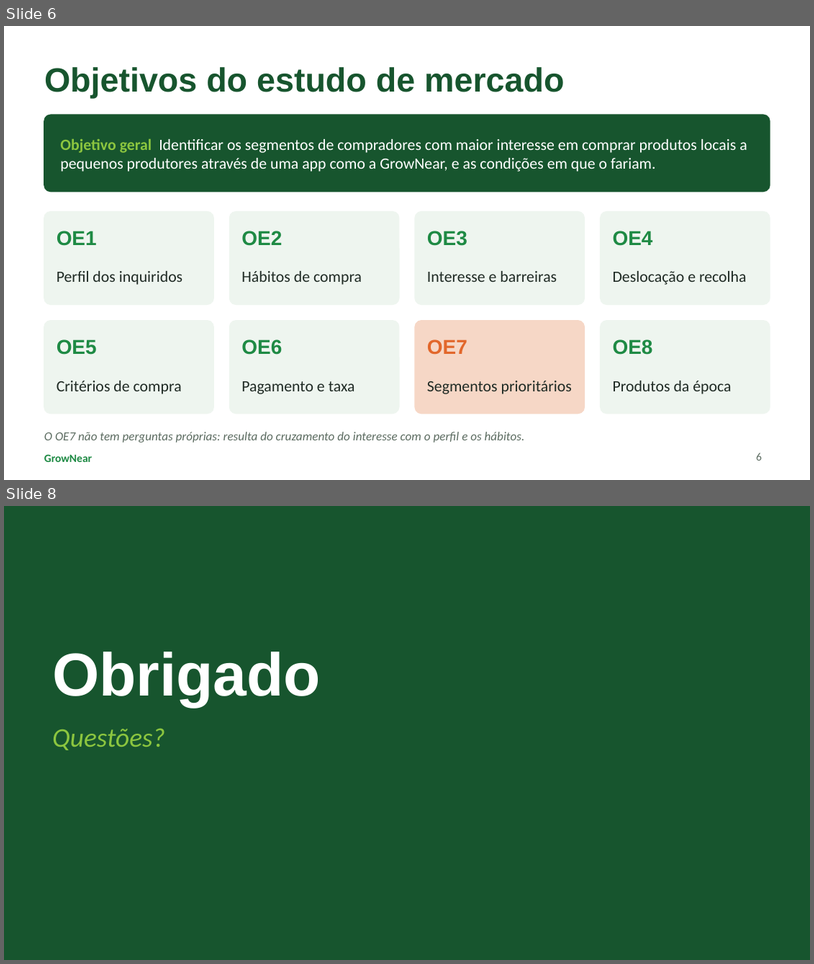
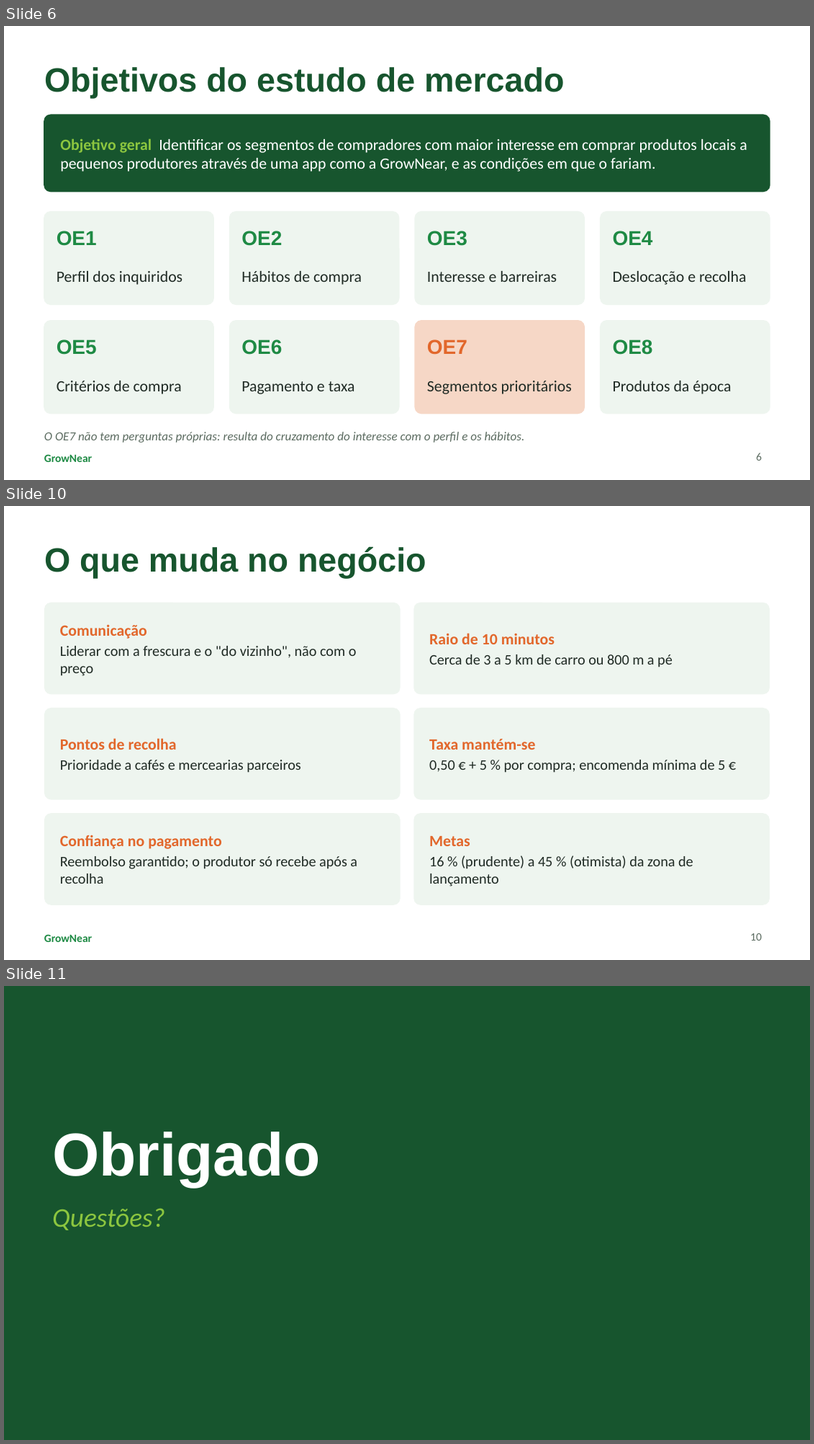
Before and after one commit to tteixeira30/INOVEL-2026, a slide deck: Files/GrowNear_Apresentacao.pptx. Shown one above the other, each under a label of ours: slides 6 and 8 before the commit, slides 6, 10 and 11 after it; the slides between them are not shown. The pictures are 814x964 and 814x1444 pixels, drawn with LibreOffice and Linux fonts; fonts in the diff are those of the drawing. Boxes give left, top, right and bottom in pixels: in the first picture for what was removed or moved away, otherwise in the second. Text is boxed around its words. In the diff, an @@ line names an element or a change of style, - is before the commit and + after.

```diff
--- a/Files/GrowNear_Apresentacao.pptx
+++ b/Files/GrowNear_Apresentacao.pptx
@@ slide 10 added at [4,506,810,960], background #FFFFFF; not listed: 1 template element that a slide beside it also shows @@
@@ title added at [44,546,427,578], 30 pt, text #17552E, bold @@
+O que muda no negócio
@@ rounded rectangle added at [44,602,401,694], fill #EEF5EF @@
@@ rounded rectangle added at [414,602,770,694], fill #EEF5EF @@
@@ text added at [60,624,357,676], 13 pt, text #1F2A24 @@
+Comunicação
+Liderar com a frescura e o "do vizinho", não com o preço
@@ text added at [430,633,673,667], 13 pt, text #1F2A24 @@
+Raio de 10 minutos
+Cerca de 3 a 5 km de carro ou 800 m a pé
@@ rounded rectangle added at [44,708,401,800], fill #EEF5EF @@
@@ rounded rectangle added at [414,708,770,800], fill #EEF5EF @@
@@ text added at [60,738,301,772], 13 pt, text #1F2A24 @@
+Pontos de recolha
+Prioridade a cafés e mercearias parceiros
@@ text added at [430,739,725,772], 13 pt, text #1F2A24 @@
+Taxa mantém-se
+0,50 € + 5 % por compra; encomenda mínima de 5 €
@@ rounded rectangle added at [44,813,401,905], fill #EEF5EF @@
@@ rounded rectangle added at [414,813,770,905], fill #EEF5EF @@
@@ text added at [60,834,358,883], 13 pt, text #1F2A24 @@
+Confiança no pagamento
+Reembolso garantido; o produtor só recebe após a recolha
@@ text added at [430,836,694,886], 13 pt, text #1F2A24 @@
+Metas
+16 % (prudente) a 45 % (otimista) da zona de lançamento
@@ page number added at [751,933,762,940], 10 pt, text #5B6B60 @@
+10
@@ what was slide 8 is now slide 11 @@
```
Also in this commit, not shown: 2 slides changed, 2 other slides added, 5 other files.
